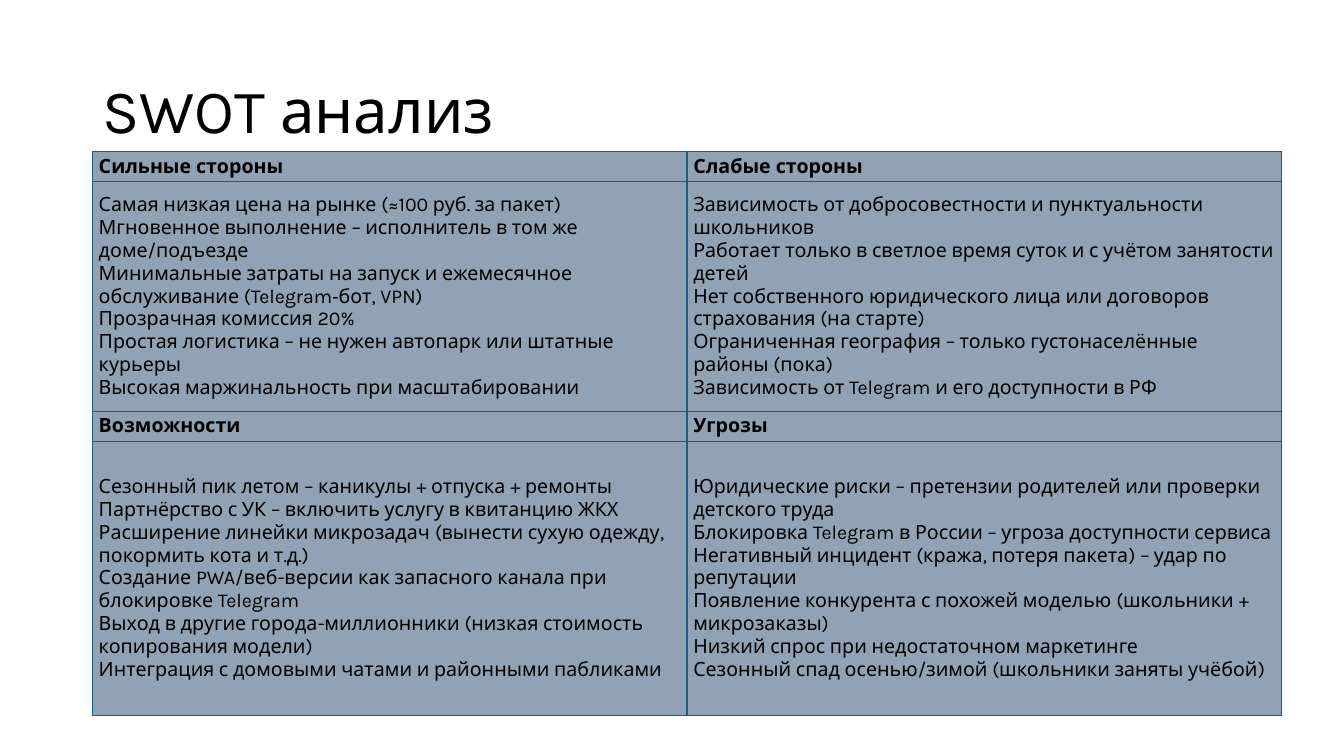
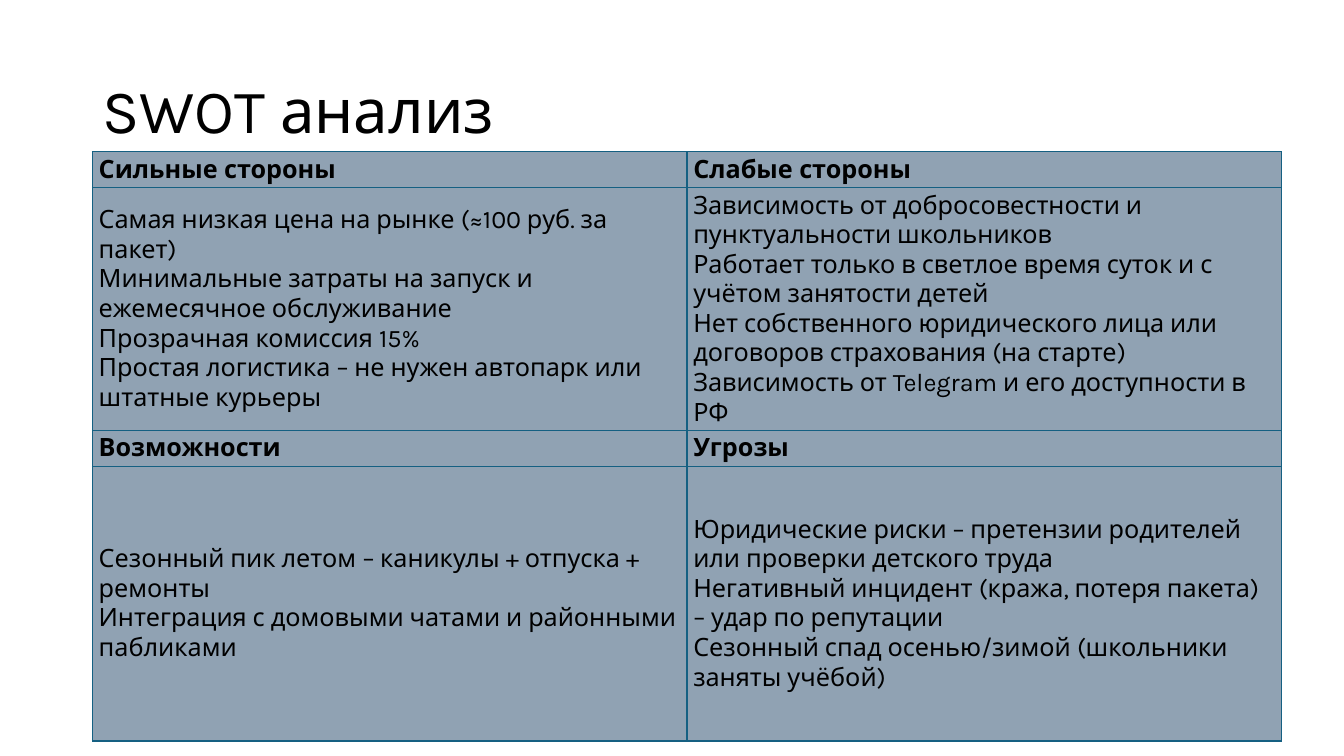
Before and after one commit to Seab-Unic/descripttrashout, a slide deck: slide 7 of TrashOut – Проект Константина Евстигнеева.pptx (slide 6 before the commit). Drawn at 1344x756 pixels with LibreOffice and Linux fonts; fonts in the diff are those of the drawing. Boxes give left, top, right and bottom in pixels: in the first picture for what was removed or moved away, otherwise in the second. Text is boxed around its words. In the diff, an @@ line names an element or a change of style, - is before the commit and + after.

```diff
--- a/TrashOut – Проект Константина Евстигнеева.pptx
+++ b/TrashOut – Проект Константина Евстигнеева.pptx
@@ table at <box>93,152,1282,730</box> @@
-row 2, column 1: Самая низкая цена на рынке (≈100 руб. за пакет) Мгновенное выполнение – исполнитель в том же доме/подъезде Минимальные затраты на запуск и ежемесячное обслуживание (Telegram‑бот, VPN) Прозрачная комиссия 20% Простая логистика – не нужен автопарк или штатные курьеры Высокая маржинальность при масштабировании
+row 2, column 1: Самая низкая цена на рынке (≈100 руб. за пакет) Минимальные затраты на запуск и ежемесячное обслуживание Прозрачная комиссия 15% Простая логистика – не нужен автопарк или штатные курьеры
-row 2, column 2: Зависимость от добросовестности и пунктуальности школьников Работает только в светлое время суток и с учётом занятости детей Нет собственного юридического лица или договоров страхования (на старте) Ограниченная география – только густонаселённые районы (пока) Зависимость от Telegram и его доступности в РФ
+row 2, column 2: Зависимость от добросовестности и пунктуальности школьников Работает только в светлое время суток и с учётом занятости детей Нет собственного юридического лица или договоров страхования (на старте) Зависимость от Telegram и его доступности в РФ
-row 4, column 1: Сезонный пик летом – каникулы + отпуска + ремонты Партнёрство с УК – включить услугу в квитанцию ЖКХ Расширение линейки микрозадач (вынести сухую одежду, покормить кота и т.д.) Создание PWA/веб-версии как запасного канала при блокировке Telegram Выход в другие города-миллионники (низкая стоимость копирования модели) Интеграция с домовыми чатами и районными пабликами
+row 4, column 1: Сезонный пик летом – каникулы + отпуска + ремонты Интеграция с домовыми чатами и районными пабликами
-row 4, column 2: Юридические риски – претензии родителей или проверки детского труда Блокировка Telegram в России – угроза доступности сервиса Негативный инцидент (кража, потеря пакета) – удар по репутации Появление конкурента с похожей моделью (школьники + микрозаказы) Низкий спрос при недостаточном маркетинге Сезонный спад осенью/зимой (школьники заняты учёбой)
+row 4, column 2: Юридические риски – претензии родителей или проверки детского труда Негативный инцидент (кража, потеря пакета) – удар по репутации Сезонный спад осенью/зимой (школьники заняты учёбой)
@@ size 14 to 18 pt in "Сильные стороны", "Слабые стороны", "Возможности", "Угрозы" @@
```
Also in this commit, not shown: 5 other slides changed, 1 slide added.
